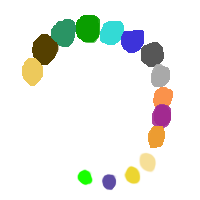
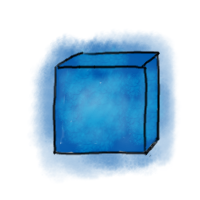
Before/after of a 200×200 layered artwork. What changed in the layer stack:
added layer "energon lines" above "energon hard light" over (52, 50, 161, 157)
added layer "energon hard light" above "energon light" over (50, 47, 163, 159)
added layer "energon light" (soft light) above "energon color" over (51, 44, 168, 157)
added layer "energon color" above "energon glow" over (53, 50, 161, 155)
added layer "energon glow" above "stonks lines" over (26, 28, 180, 184)
hid "palette" over (22, 15, 173, 191)
